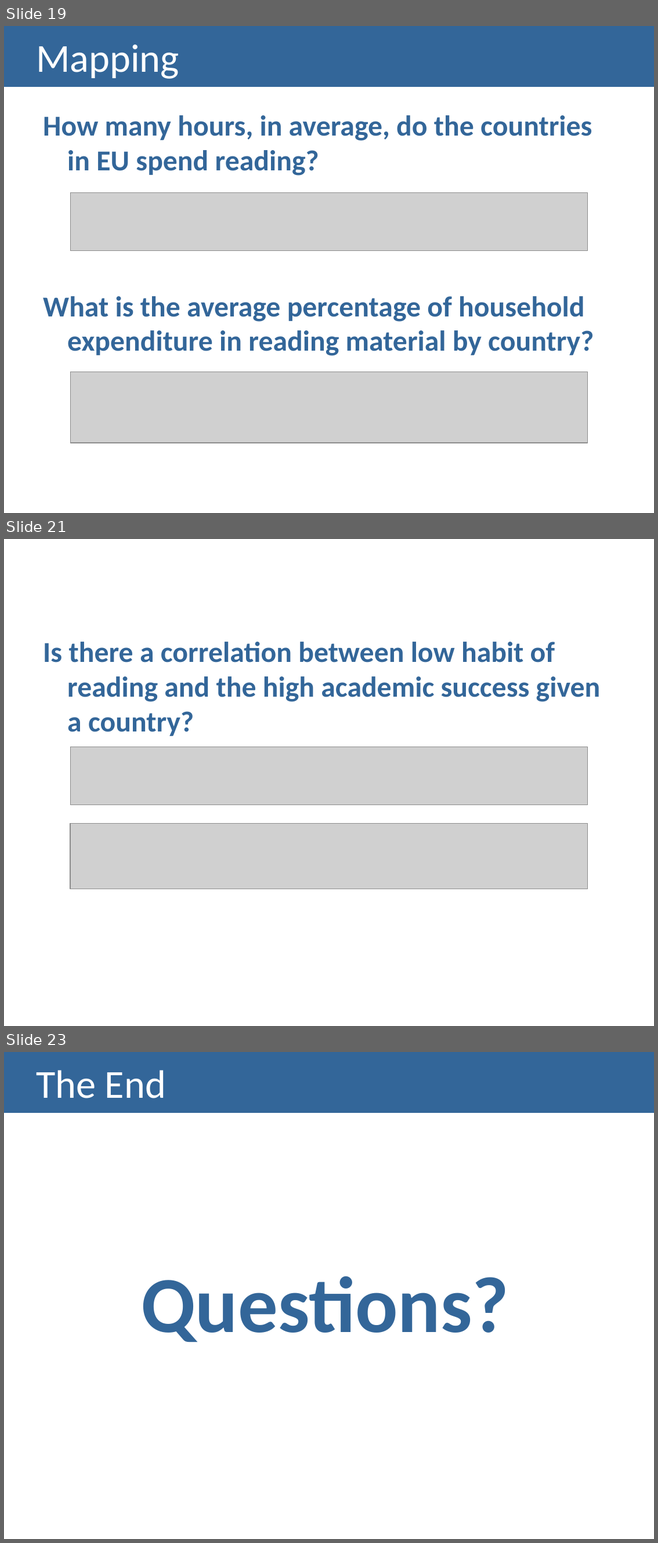
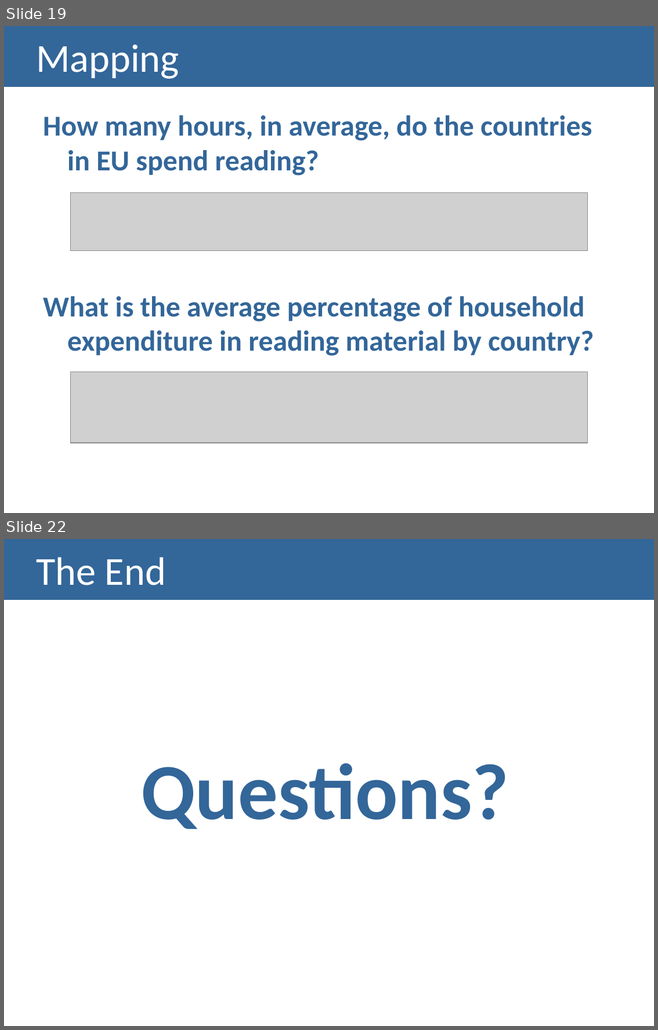
Before and after one commit to MargaridaMorais/information_visualization, a slide deck: CheckpointII/CII_G15.pptx. Shown one above the other, each under a label of ours: slides 19, 21 and 23 before the commit, slides 19 and 22 after it; the slides between them are not shown. The pictures are 658x1543 and 658x1030 pixels, drawn with LibreOffice and Linux fonts; fonts in the diff are those of the drawing; grey boxes stand for pictures. Boxes give left, top, right and bottom in pixels: in the first picture for what was removed or moved away, otherwise in the second. Text is boxed around its words. In the diff, an @@ line names an element or a change of style, - is before the commit and + after.

```diff
--- a/CheckpointII/CII_G15.pptx
+++ b/CheckpointII/CII_G15.pptx
@@ slide 21 removed at (x1=4, y1=539, x2=654, y2=1026), background #FFFFFF @@
@@ text removed at (x1=43, y1=642, x2=600, y2=736) @@
-Is there a correlation between low habit of reading and the high academic success given a country?
@@ picture removed at (x1=70, y1=747, x2=587, y2=805) @@
@@ picture removed at (x1=70, y1=824, x2=587, y2=889) @@
@@ what was slide 23 is now slide 22 @@
```
Also in this commit, not shown: 10 slides changed, 1 other file.
